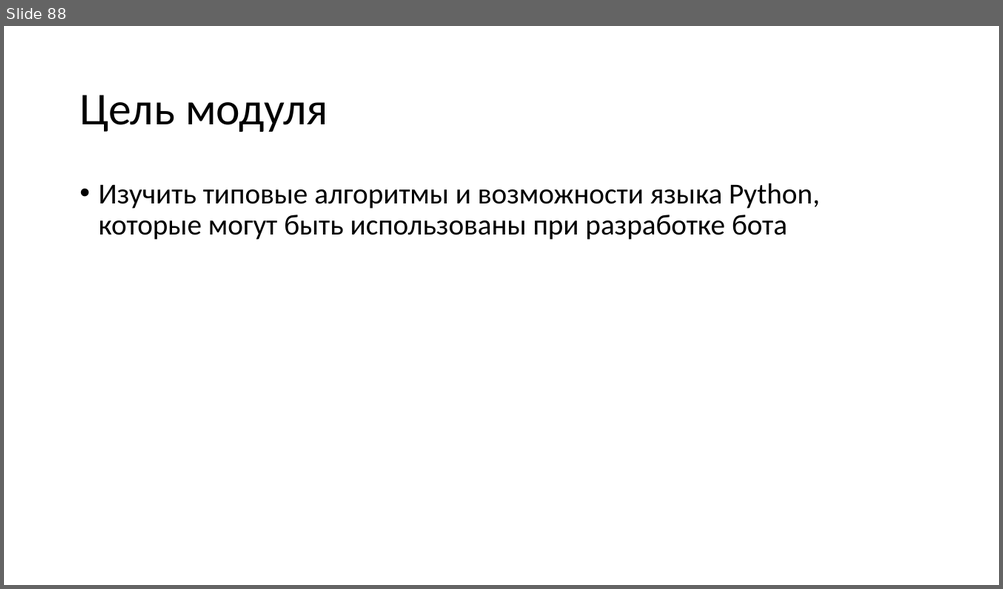
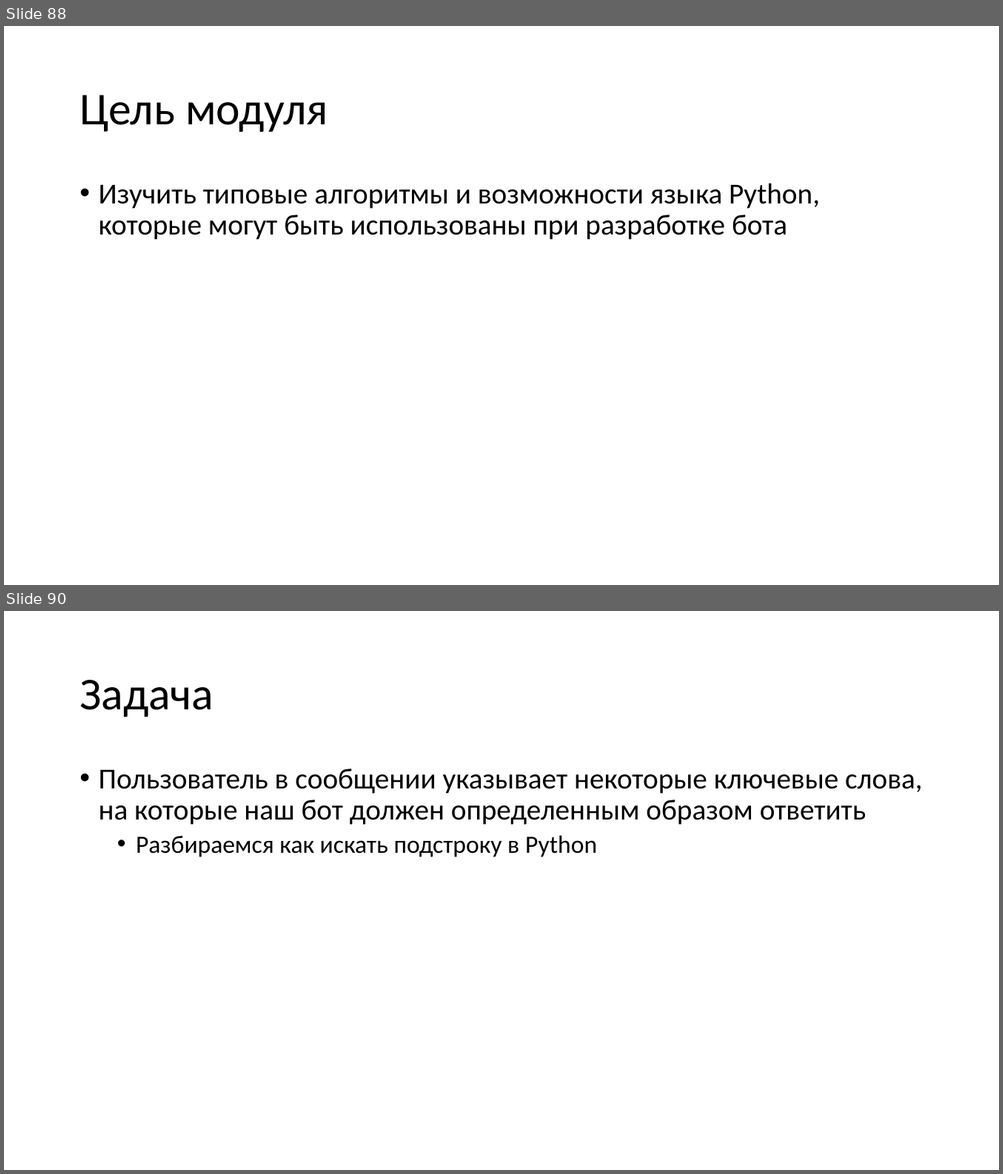
Before and after one commit to paveltsytovich/telegram-course, a slide deck: Presentation/Разработка ботов для телеграмм на Python.pptx. Shown one above the other, each under a label of ours: slide 88 before the commit, slides 88 and 90 after it; the slides between them are not shown. The pictures are 1003x589 and 1003x1174 pixels, drawn with LibreOffice and Linux fonts; fonts in the diff are those of the drawing. Boxes give left, top, right and bottom in pixels: in the first picture for what was removed or moved away, otherwise in the second. Text is boxed around its words. In the diff, an @@ line names an element or a change of style, - is before the commit and + after.

```diff
--- a/Presentation/Разработка ботов для телеграмм на Python.pptx
+++ b/Presentation/Разработка ботов для телеграмм на Python.pptx
@@ slide 90 added at [4, 611, 999, 1170], background #FFFFFF @@
@@ title added at [79, 680, 213, 717], 44 pt, text #000000 @@
+Задача
@@ text added at [99, 769, 922, 857], 28 pt, text #000000 @@
+• Пользователь в сообщении указывает некоторые ключевые слова, на которые наш бот должен определенным образом ответить
+  • Разбираемся как искать подстроку в Python
```
Also in this commit, not shown: 2 slides changed, 2 other slides added.
